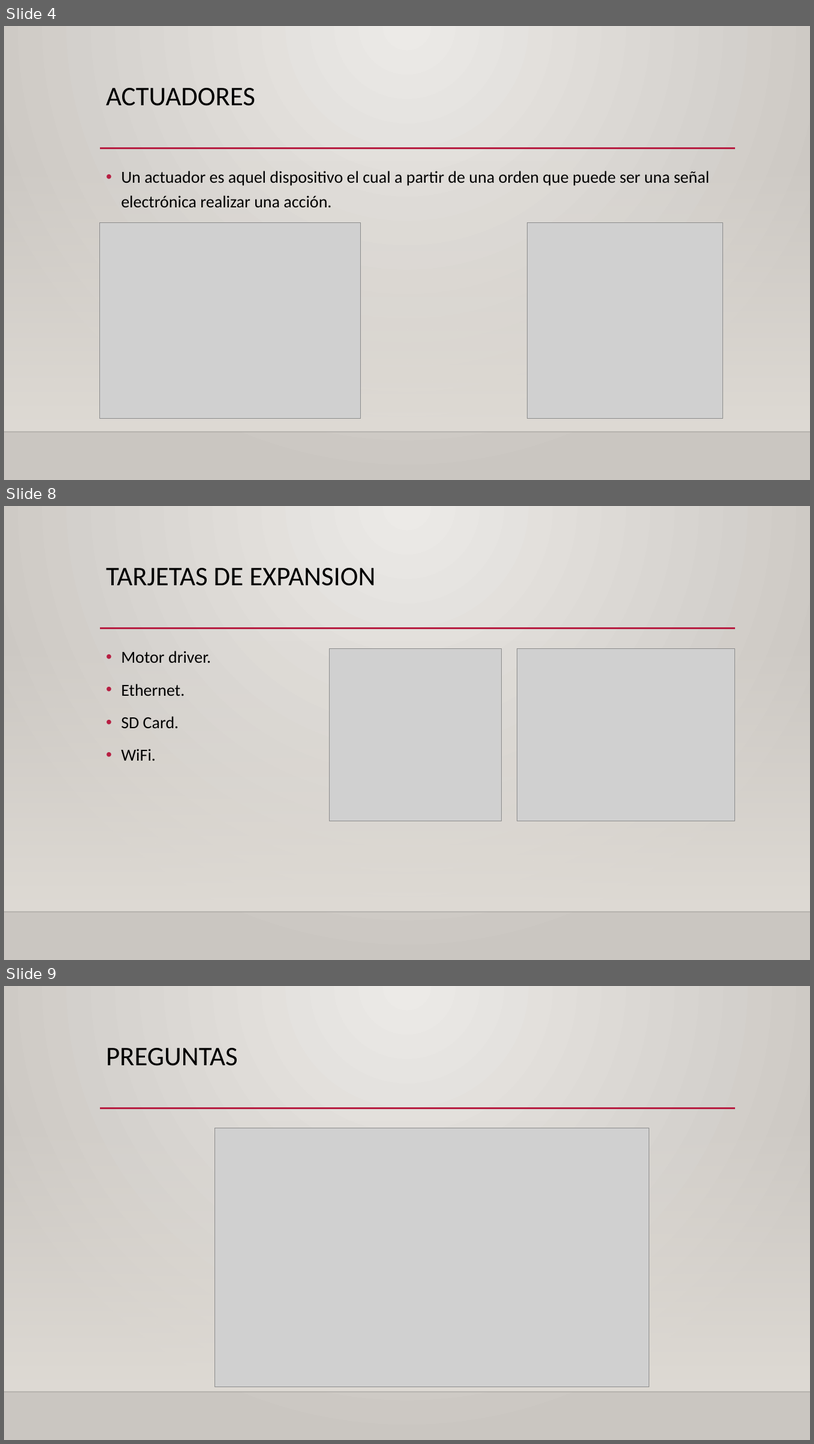
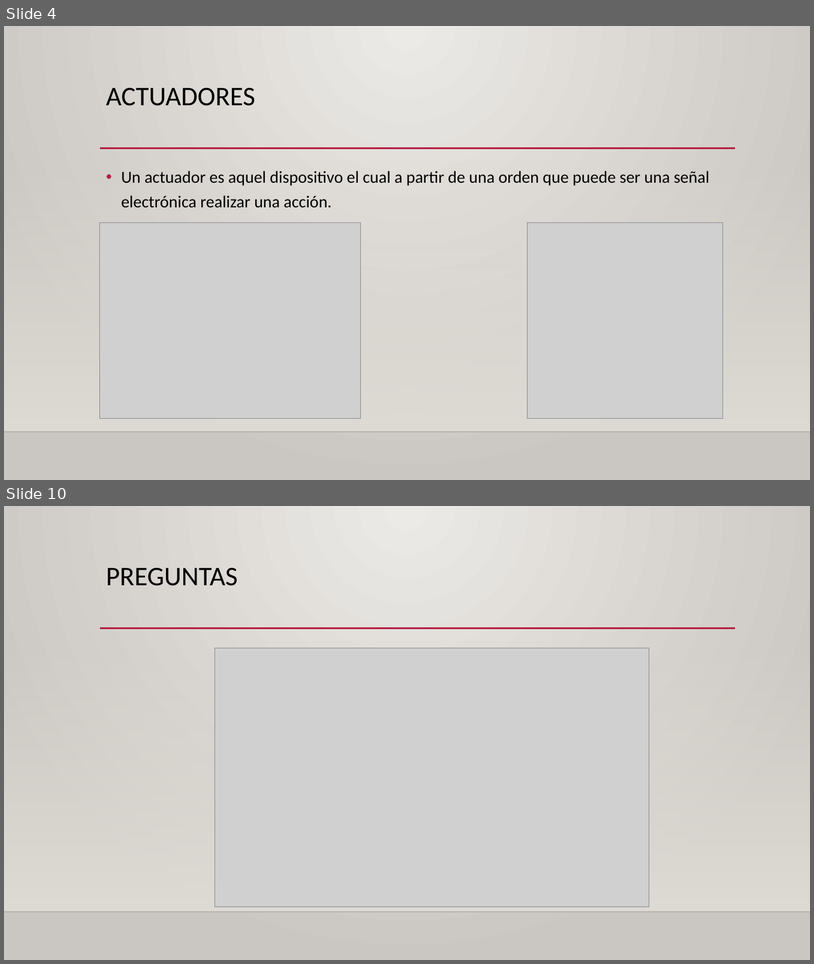
Before and after one commit to miguel5612/01_Curso_Arduino_2019_0_A_100, a slide deck: 02_Viernes30_08_2019/Clase_3.pptx. Shown one above the other, each under a label of ours: slides 4, 8 and 9 before the commit, slides 4 and 10 after it; the slides between them are not shown. The pictures are 814x1444 and 814x964 pixels, drawn with LibreOffice and Linux fonts; fonts in the diff are those of the drawing; grey boxes stand for pictures; background and template pictures are left out. Boxes give left, top, right and bottom in pixels: in the first picture for what was removed or moved away, otherwise in the second. Text is boxed around its words. In the diff, an @@ line names an element or a change of style, - is before the commit and + after.

```diff
--- a/02_Viernes30_08_2019/Clase_3.pptx
+++ b/02_Viernes30_08_2019/Clase_3.pptx
@@ slide 8 removed at [4,506,810,960], background gradient #ECEAE7 to #CAC7C1; not listed: 3 template elements that a slide beside it also shows @@
@@ title removed at [106,568,375,586] @@
-TARJETAS DE EXPANSION
@@ picture removed at [329,649,502,821] @@
@@ picture removed at [518,649,735,821] @@
@@ text removed at [121,651,211,760] @@
-• Motor driver.
-• Ethernet.
-• SD Card.
-• WiFi.
@@ what was slide 9 is now slide 10 @@
```
Also in this commit, not shown: 2 slides changed, 4 slides added, 2 other slides removed, 12 other files.
